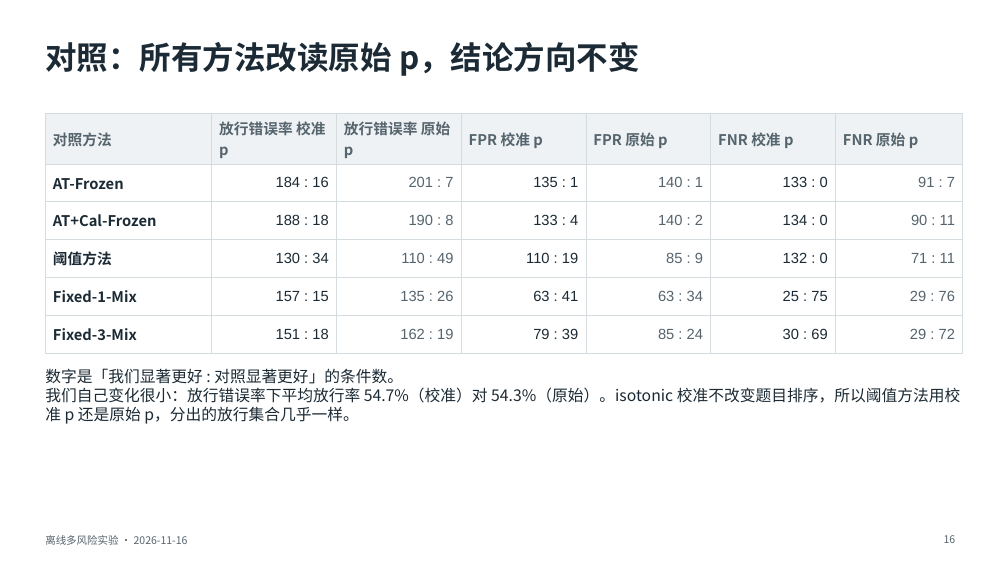
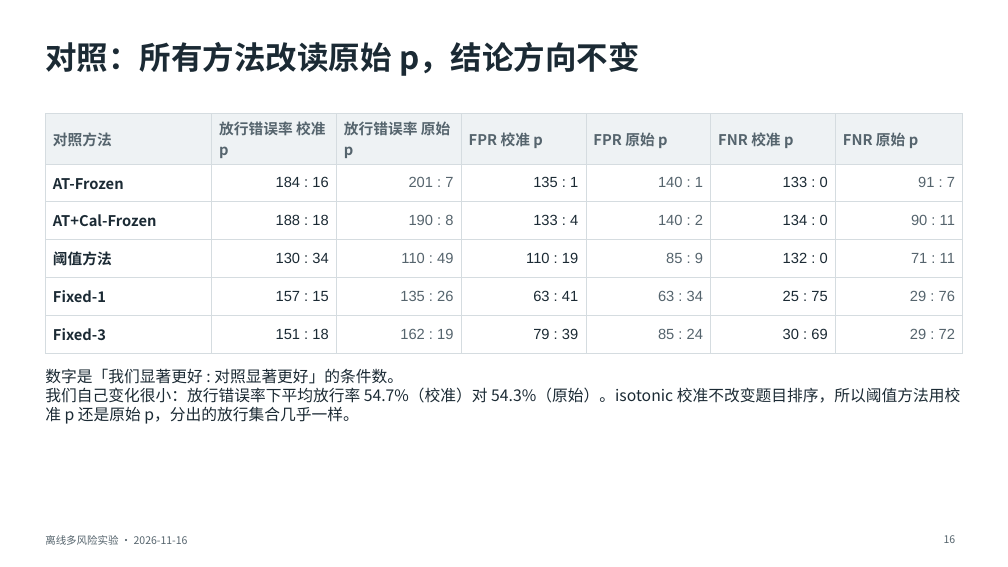
Before and after one commit to toz015/verification_generation_experiment, a slide deck: slide 16 of reports/offline_multirisk_20261116_calibrated/deck/离线多风险实验_20261116.pptx. Drawn at 1008x567 pixels with LibreOffice and Linux fonts; fonts in the diff are those of the drawing. Boxes give left, top, right and bottom in pixels: in the first picture for what was removed or moved away, otherwise in the second. Text is boxed around its words. In the diff, an @@ line names an element or a change of style, - is before the commit and + after.

```diff
--- a/reports/offline_multirisk_20261116_calibrated/deck/离线多风险实验_20261116.pptx
+++ b/reports/offline_multirisk_20261116_calibrated/deck/离线多风险实验_20261116.pptx
@@ table at (x1=45, y1=113, x2=963, y2=344) @@
-row 5, column 1: Fixed-1-Mix
+row 5, column 1: Fixed-1
-row 6, column 1: Fixed-3-Mix
+row 6, column 1: Fixed-3
```
Also in this commit, not shown: 11 other slides changed, 6 other files.
